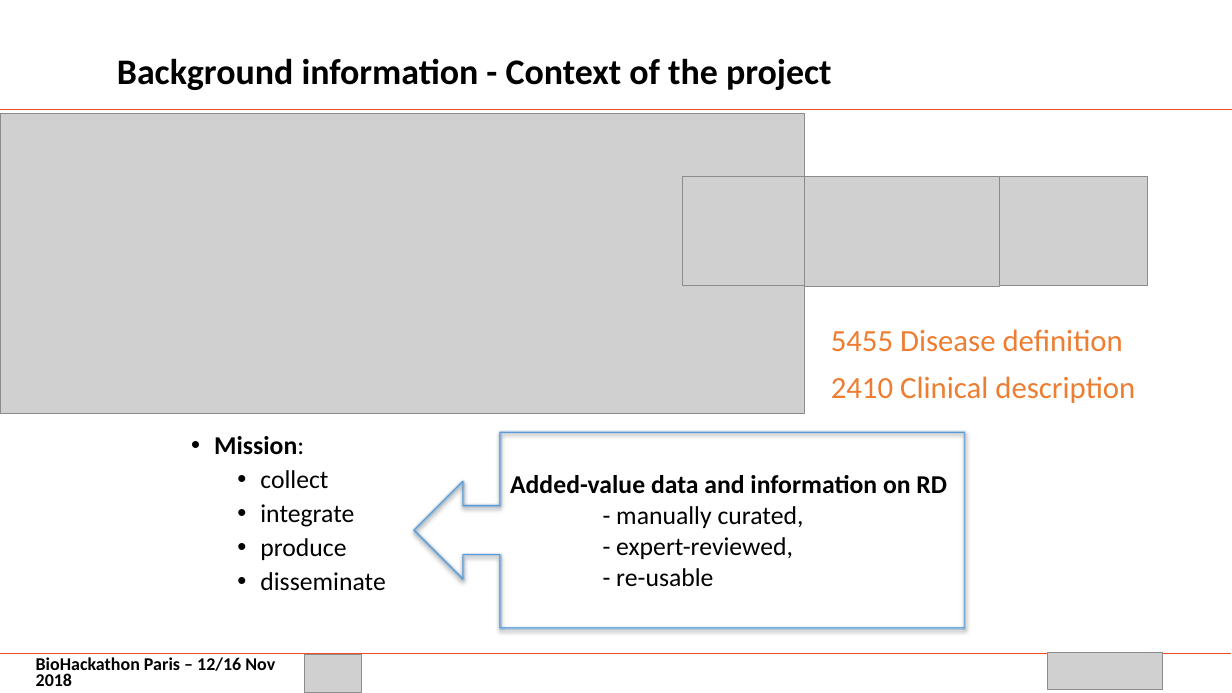
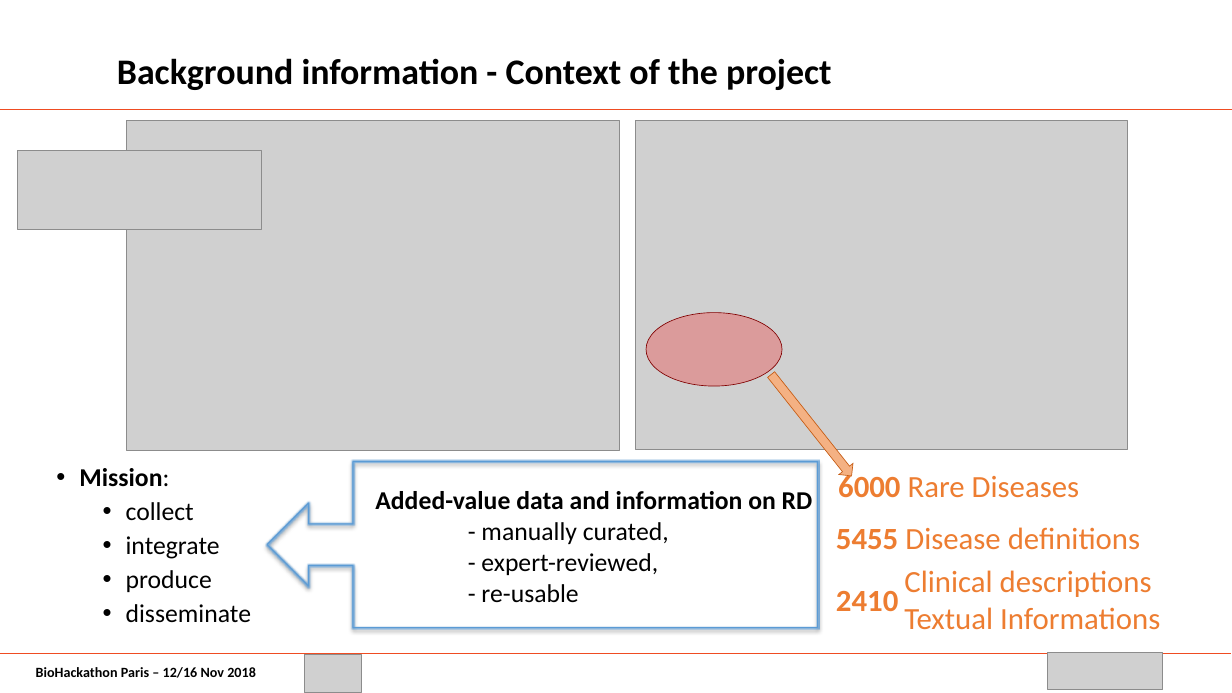
Before and after one commit to elixir-europe/BioHackathon, a slide deck: slide 2 of data/Improve Orphanet disease description knowledge by phenotypic automated recognition using scrapping toolkits/BH_Scrapping_David.pptx. Drawn at 1232x693 pixels with LibreOffice and Linux fonts; fonts in the diff are those of the drawing; grey boxes stand for pictures; background and template pictures are left out. Boxes give left, top, right and bottom in pixels: in the first picture for what was removed or moved away, otherwise in the second. Text is boxed around its words. In the diff, an @@ line names an element or a change of style, - is before the commit and + after.

```diff
--- a/data/Improve Orphanet disease description knowledge by phenotypic automated recognition using scrapping toolkits/BH_Scrapping_David.pptx
+++ b/data/Improve Orphanet disease description knowledge by phenotypic automated recognition using scrapping toolkits/BH_Scrapping_David.pptx
@@ picture: place and size @@
-picture at (0,114,805,414)
+picture at (127,120,620,450)
@@ picture added at (635,121,1128,450) @@
@@ picture added at (18,151,262,229) @@
@@ picture removed at (683,177,805,286) @@
@@ picture removed at (805,177,999,287) @@
@@ picture removed at (999,177,1148,287) @@
@@ ellipse added at (646,312,782,386), fill #FF0000 at 25% opacity, outline #800000 0.5 pt @@
@@ right arrow added at (764,369,859,482), fill #F4B183, outline #C55A11 0.5 pt @@
@@ text "Mission:": place and size @@
-text "Mission:" at (214,436,385,591)
+text "Mission:" at (79,468,251,623)
@@ left arrow callout: place and size @@
-left arrow callout at (414,433,965,628)
+left arrow callout at (267,462,818,628)
@@ text added at (838,471,1080,498), 24 pt, text #ED7D31 @@
+6000 Rare Diseases
@@ text "Added-value data and information on ...": place and size @@
-text "Added-value data and information on ..." at (510,475,947,587)
+text "Added-value data and information on ..." at (375,491,813,603)
@@ text at (836,527,1140,550): text changed @@
-5455 Disease definition
+5455 Disease definitions
@@ text added at (836,591,898,611), 24 pt, text #ED7D31, bold @@
+2410
@@ text at (904,570,1160,630): text changed @@
-2410 Clinical description
+Clinical descriptions
+Textual Informations
@@ text "BioHackathon Paris – 12/16 Nov ..." at (36,667,256,678): size 14 to 11 pt @@
```
Also in this commit, not shown: 7 other slides changed.
